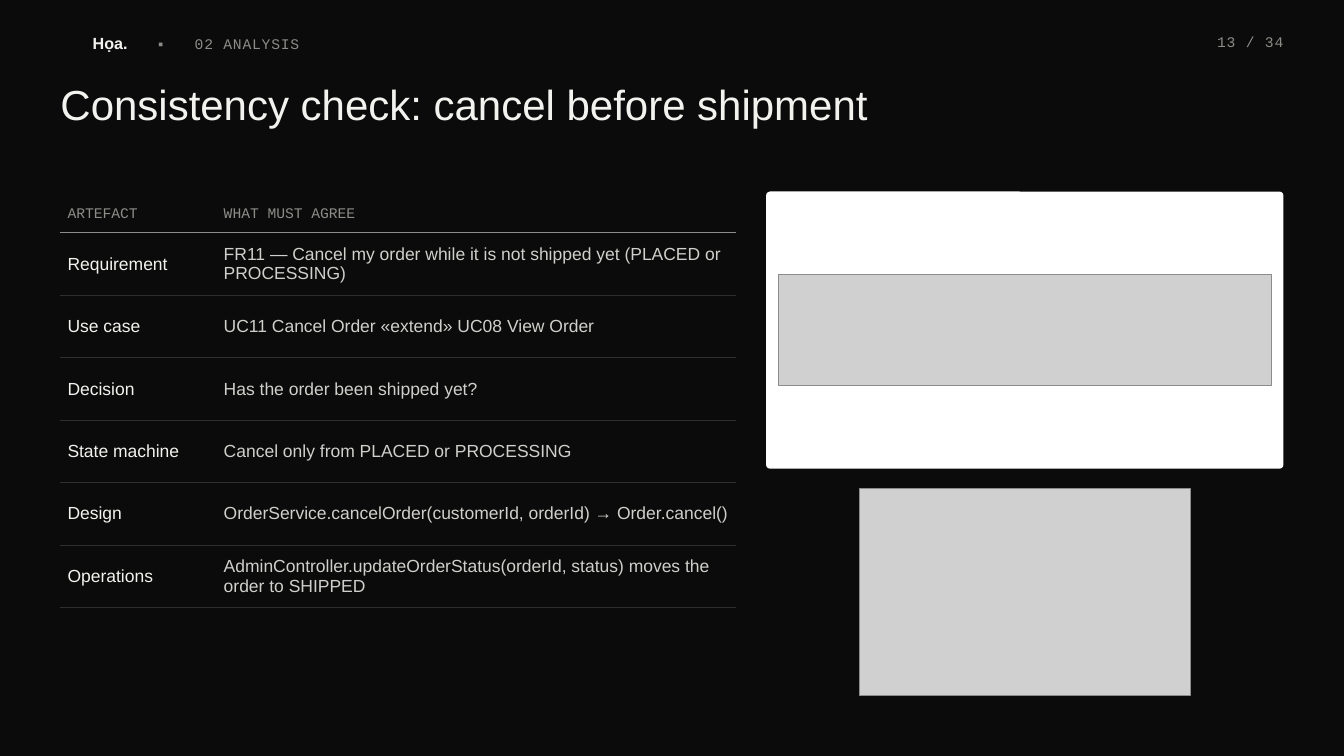
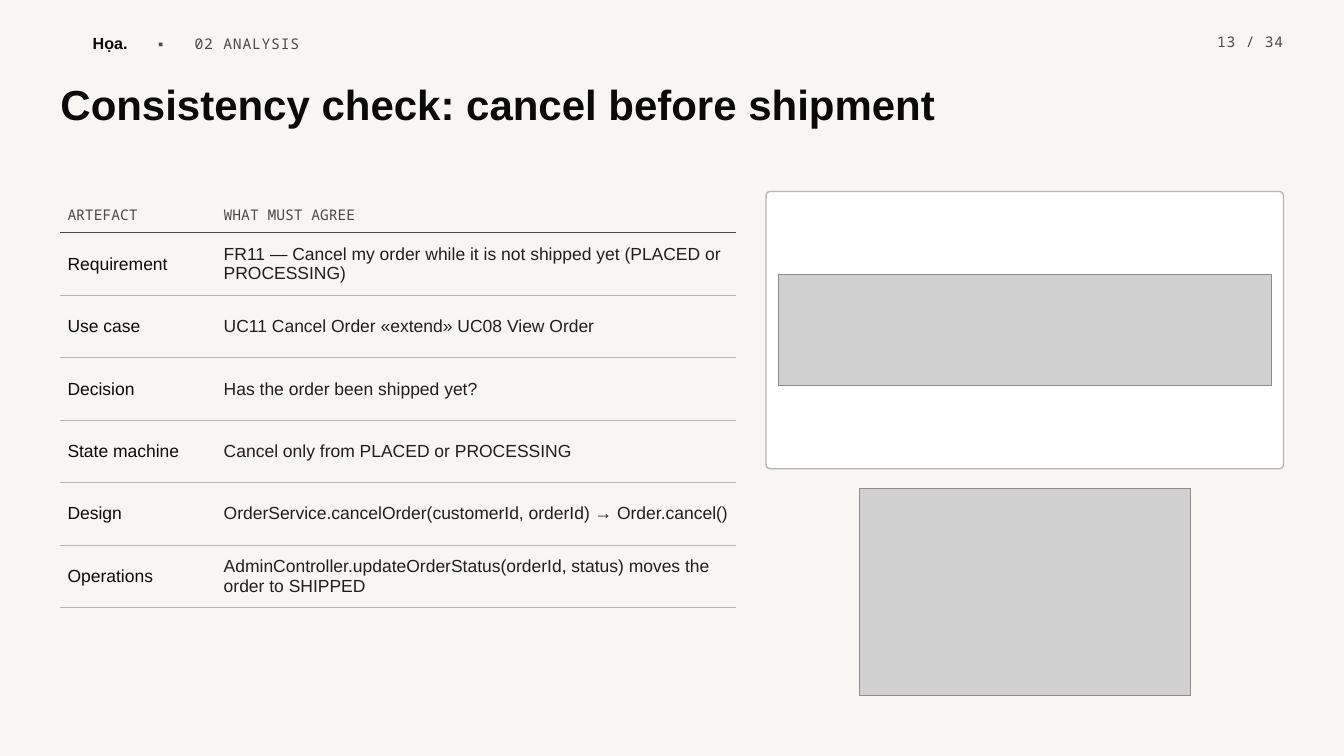
Before and after one commit to scalliontor/Hoa, a slide deck: slide 13 of slides/thuyettrinh_Hoa.pptx. Drawn at 1344x756 pixels with LibreOffice and Linux fonts; fonts in the diff are those of the drawing; grey boxes stand for pictures; background and template pictures are left out. Boxes give left, top, right and bottom in pixels: in the first picture for what was removed or moved away, otherwise in the second. Text is boxed around its words. In the diff, an @@ line names an element or a change of style, - is before the commit and + after.

```diff
--- a/slides/thuyettrinh_Hoa.pptx
+++ b/slides/thuyettrinh_Hoa.pptx
@@ background #0B0B0B to #F7F6F2 @@
@@ text "Họa. ▪ 02 ANALYSIS" at [93, 38, 299, 52]: font Courier New to Noto Sans Mono, text colour #8C8C88 to #4A4A44 in "▪ 02 ANALYSIS"; text colour #F2F2EE to #0A0A0A in "Họa." @@
@@ text "13 / 34" at [1217, 36, 1283, 47]: font Courier New to Noto Sans Mono, text colour #8C8C88 to #4A4A44 @@
@@ text "Consistency check: cancel before shipment" at [60, 89, 935, 129]: text colour #F2F2EE to #0A0A0A, bold on @@
@@ table at [60, 197, 736, 608] @@
@@ font Courier New to Noto Sans Mono, text colour #8C8C88 to #4A4A44 in "ARTEFACT", "WHAT MUST AGREE" @@
@@ text colour #F2F2EE to #0A0A0A in "Requirement", "Use case", "Decision", "State machine" and 2 more places @@
@@ text colour #CFCFCB to #1F1F1C in "FR11 — Cancel my order while it ...", "UC11 Cancel Order «extend» UC08 View Order", "Has the order been shipped yet?", "Cancel only from PLACED or PROCESSING" and 2 more places @@
@@ borders changed @@
@@ rounded rectangle at [766, 192, 1284, 469]: outline none to #B9B6AD 1 pt @@
```
Also in this commit, not shown: 33 other slides changed, 4 other files.
